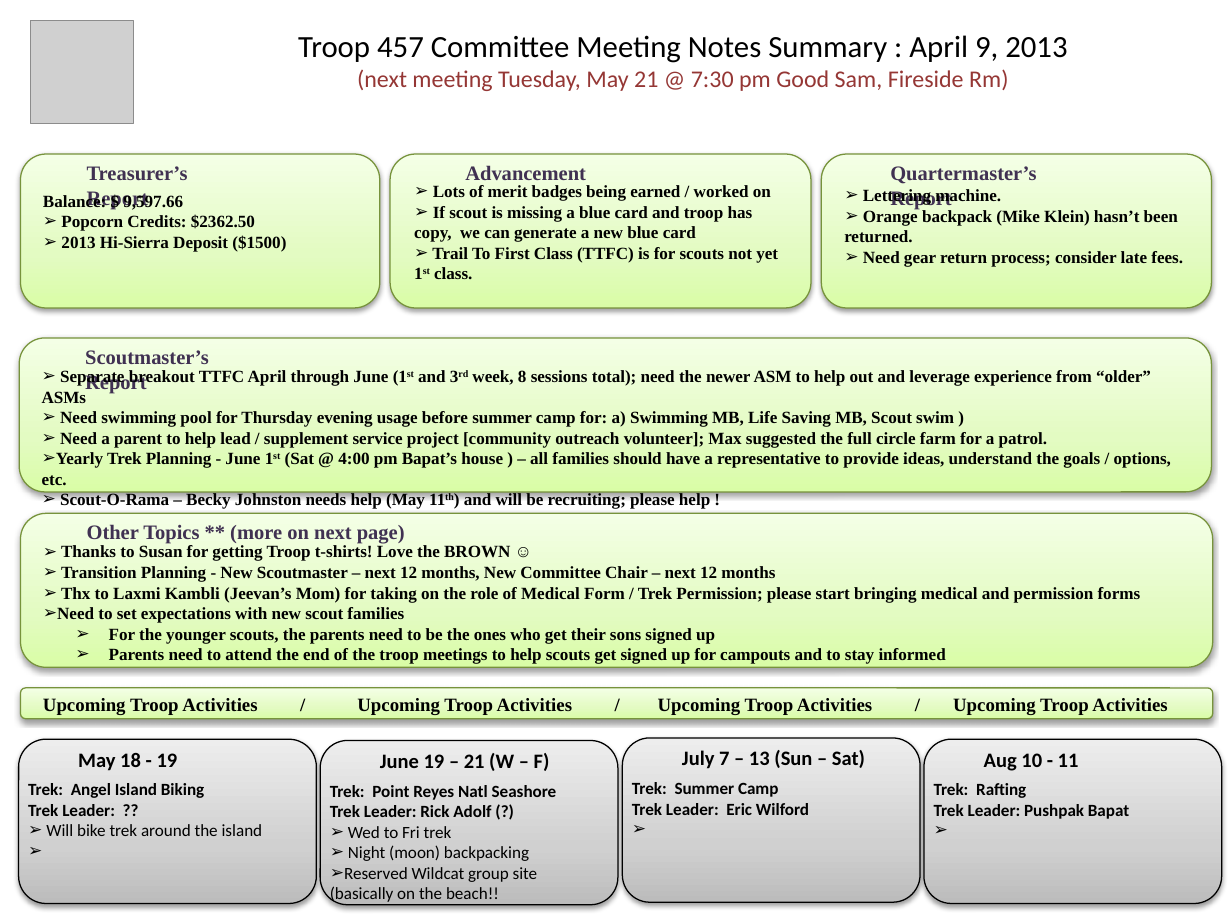
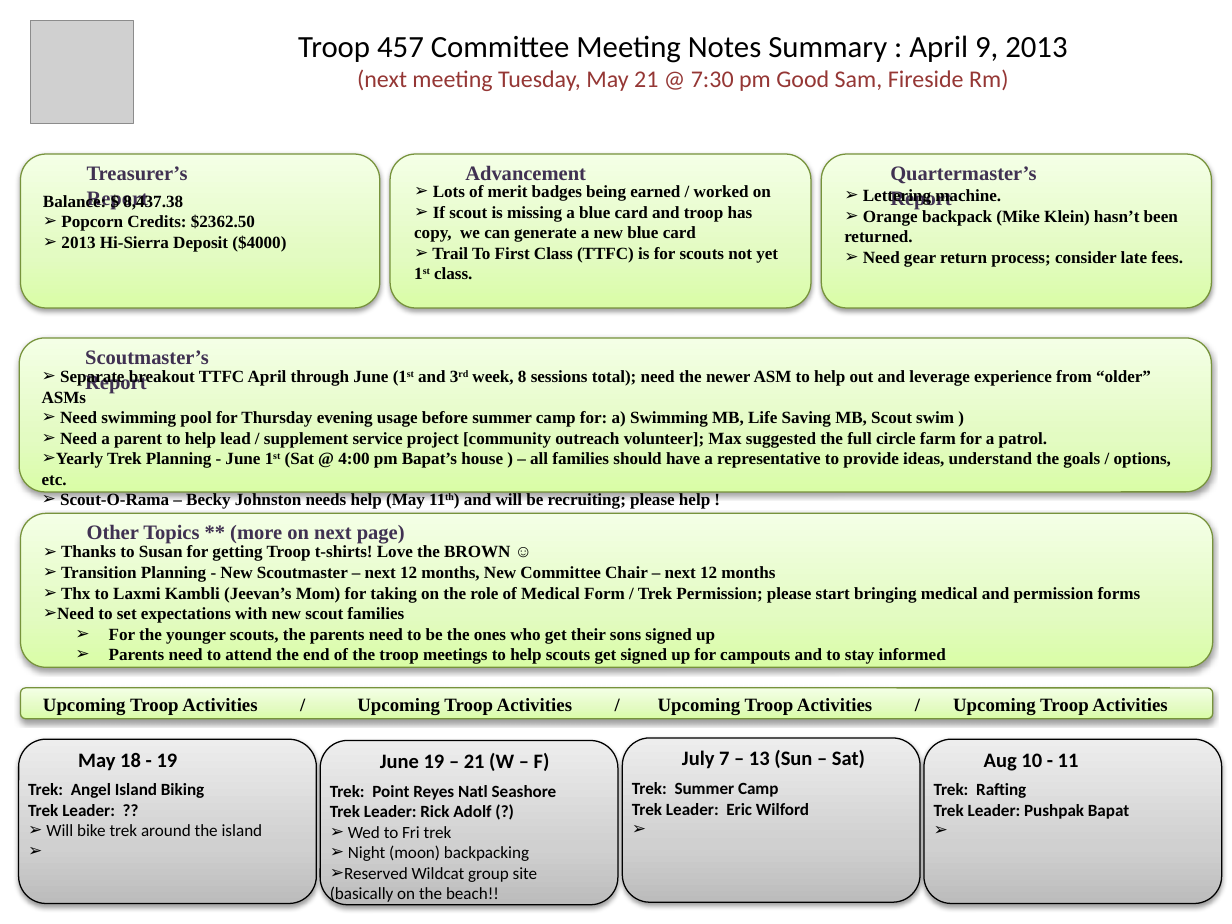
Before and after one commit to sdavi101010/troop457, a slide deck: slide 1 of 2013/committeeMeetingNotes/CommitteeMinutes20130409.pptx. Drawn at 1232x924 pixels with LibreOffice and Linux fonts; fonts in the diff are those of the drawing; grey boxes stand for pictures. Boxes give left, top, right and bottom in pixels: in the first picture for what was removed or moved away, otherwise in the second. Text is boxed around its words. In the diff, an @@ line names an element or a change of style, - is before the commit and + after.

Commit message:
updated treasurer balances

```diff
--- a/2013/committeeMeetingNotes/CommitteeMinutes20130409.pptx
+++ b/2013/committeeMeetingNotes/CommitteeMinutes20130409.pptx
@@ text at box(43, 193, 183, 210): text changed @@
-Balance: $ 9,597.66
+Balance: $ 8,437.38
@@ text at box(61, 235, 286, 252): text changed @@
-➢ 2013 Hi-Sierra Deposit ($1500)
+➢ 2013 Hi-Sierra Deposit ($4000)
```
